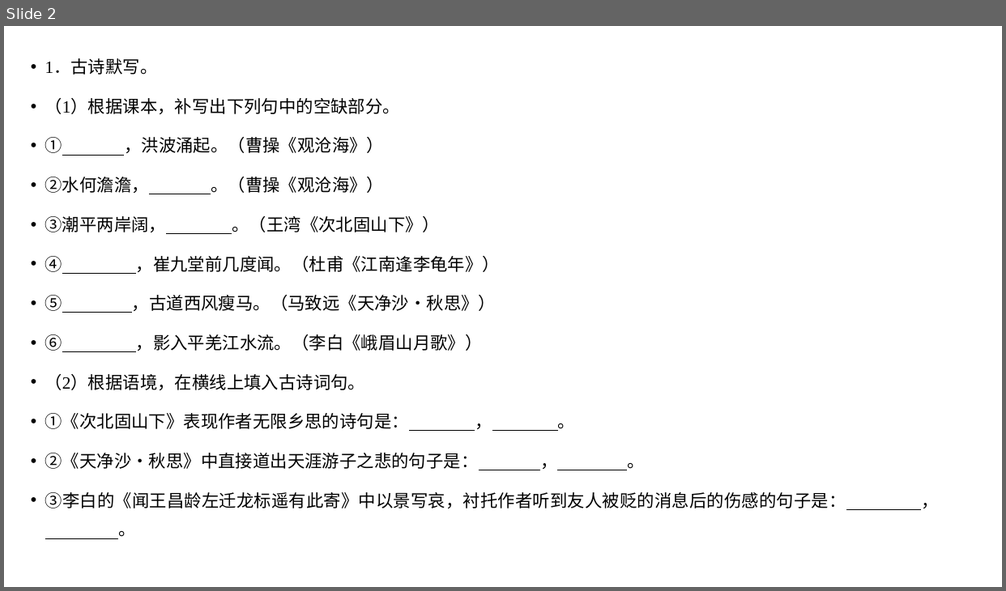
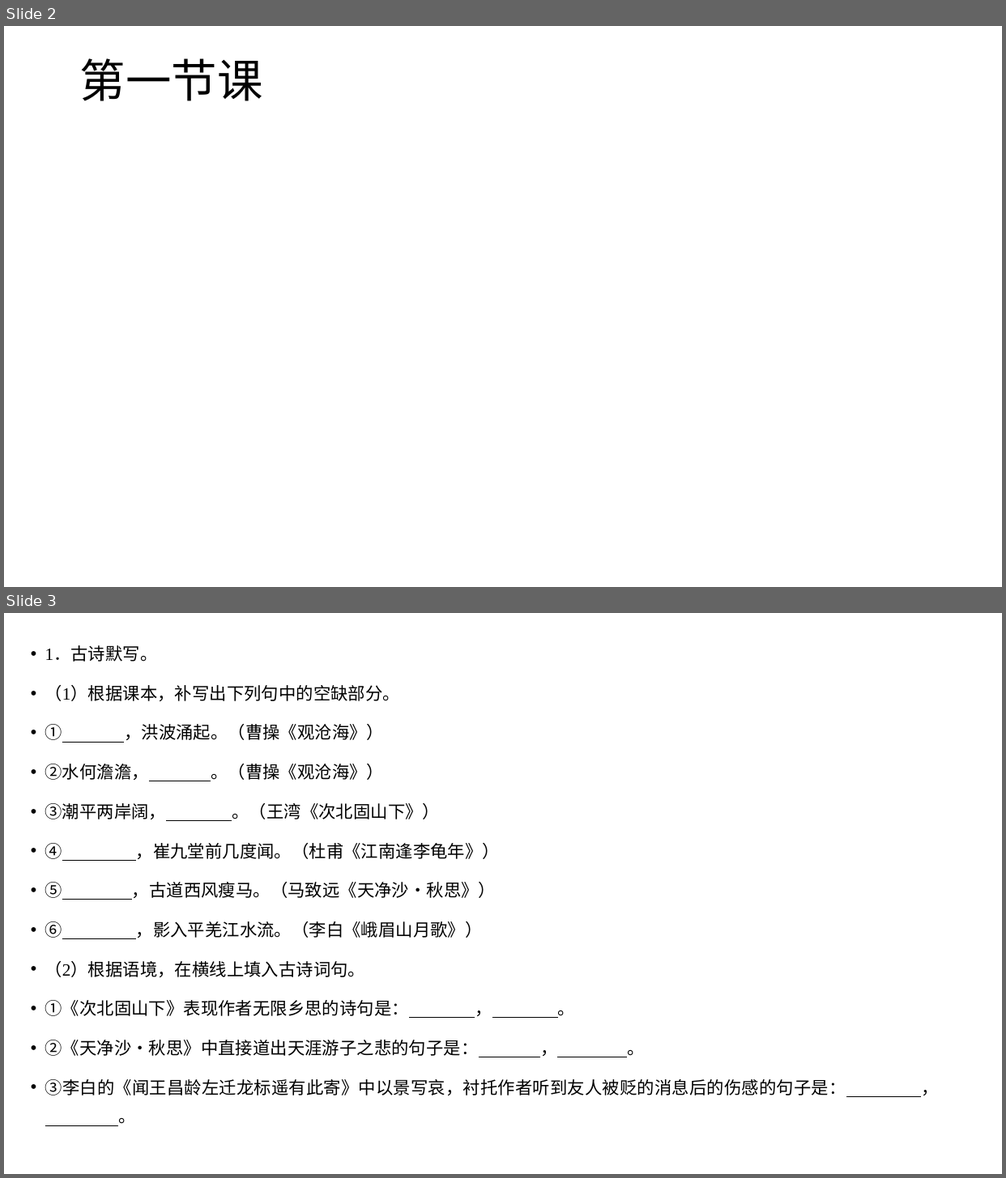
Before and after one commit to GY-feng/Notes, a slide deck: 备课-语文/PPT/小测.pptx. Shown one above the other, each under a label of ours: slide 2 before the commit, slides 2 and 3 after it. The pictures are 1006x591 and 1006x1178 pixels, drawn with LibreOffice and Linux fonts; fonts in the diff are those of the drawing. Boxes give left, top, right and bottom in pixels: in the first picture for what was removed or moved away, otherwise in the second. Text is boxed around its words. In the diff, an @@ line names an element or a change of style, - is before the commit and + after.

```diff
--- a/备课-语文/PPT/小测.pptx
+++ b/备课-语文/PPT/小测.pptx
@@ slide 2 added at [4, 26, 1002, 587], background #FFFFFF @@
@@ title added at [80, 58, 263, 101], 44 pt, text #000000 @@
+第一节课
@@ what was slide 2 is now slide 3 @@
```
Also in this commit, not shown: 5 other slides added, 1 slide removed, 19 other files.
